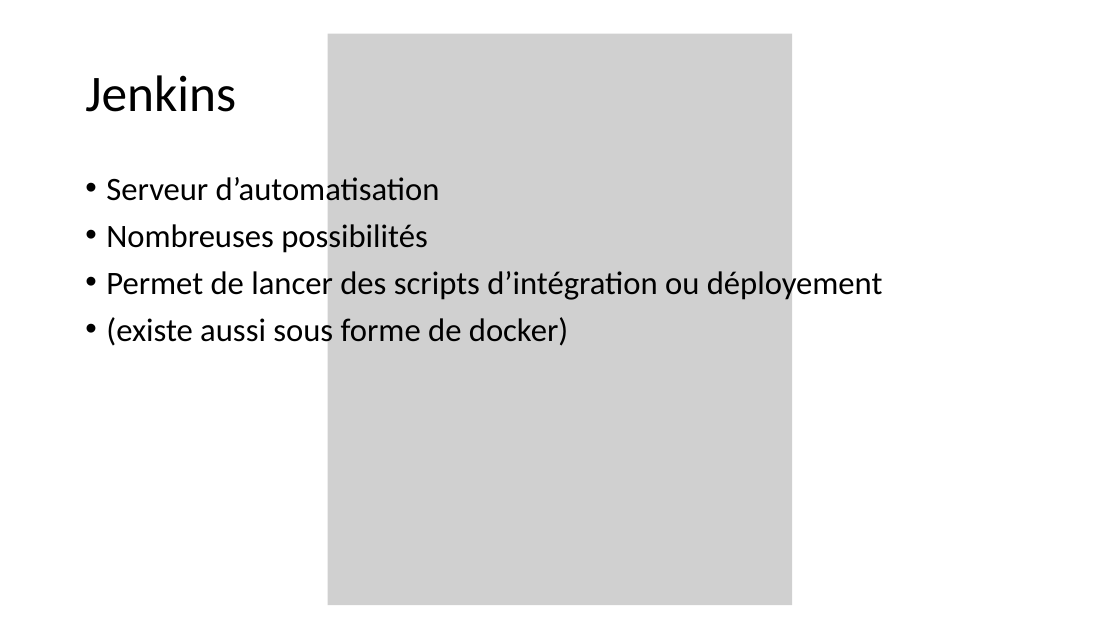
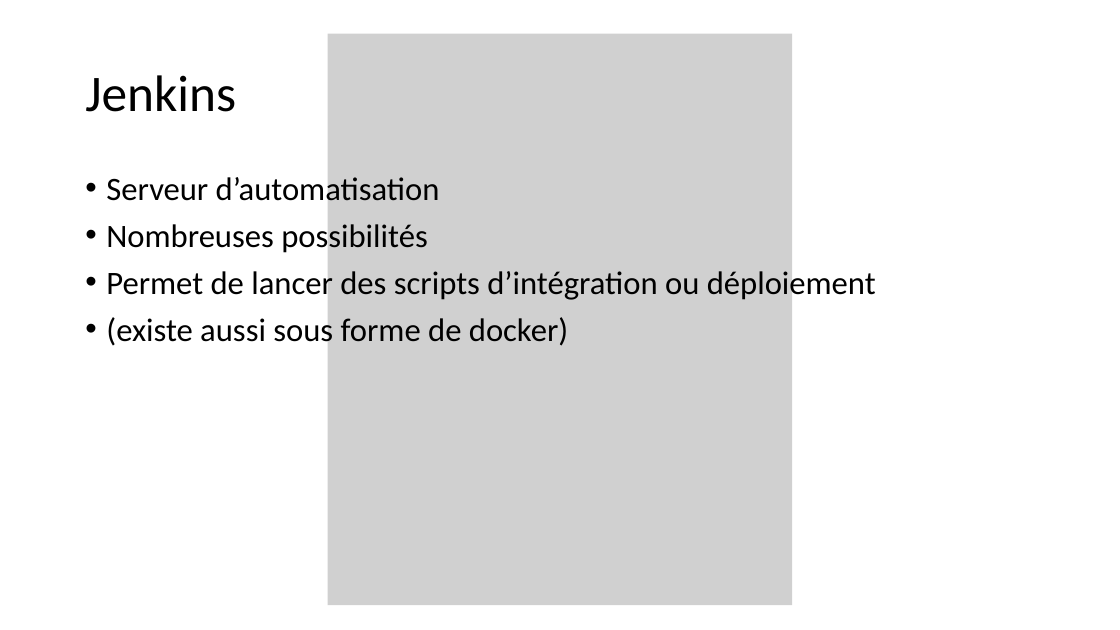
Before and after one commit to AlexaBou/project-history, a slide deck: slide 6 of Projet final.pptx. Drawn at 1120x630 pixels with LibreOffice and Linux fonts; fonts in the diff are those of the drawing; grey boxes stand for pictures. Boxes give left, top, right and bottom in pixels: in the first picture for what was removed or moved away, otherwise in the second. Text is boxed around its words. In the diff, an @@ line names an element or a change of style, - is before the commit and + after.

```diff
--- a/Projet final.pptx
+++ b/Projet final.pptx
@@ text at (106, 267, 876, 302): text changed @@
-• Permet de lancer des scripts d’intégration ou déployement
+• Permet de lancer des scripts d’intégration ou déploiement
```
Also in this commit, not shown: 11 slides added, 2 slides removed.
